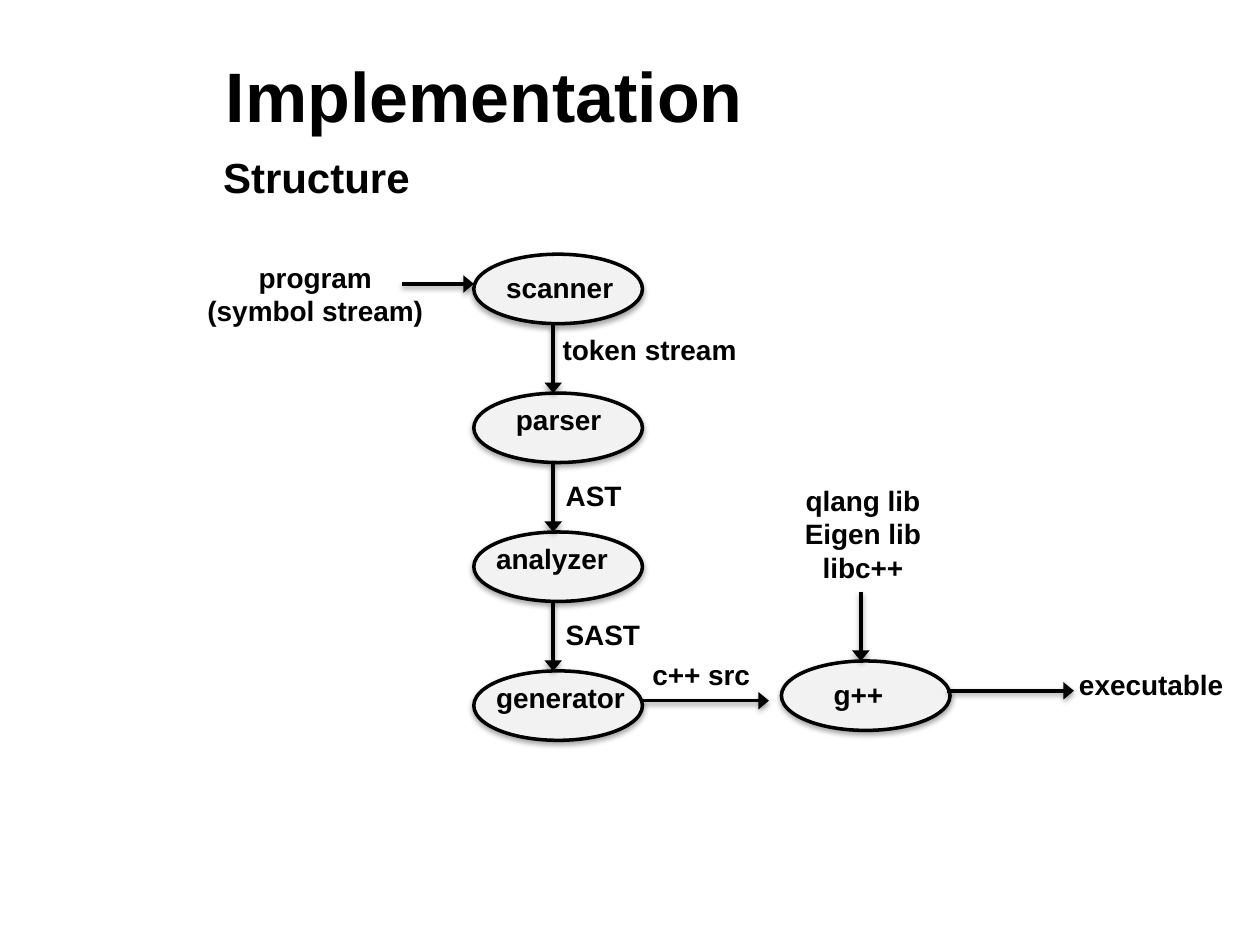
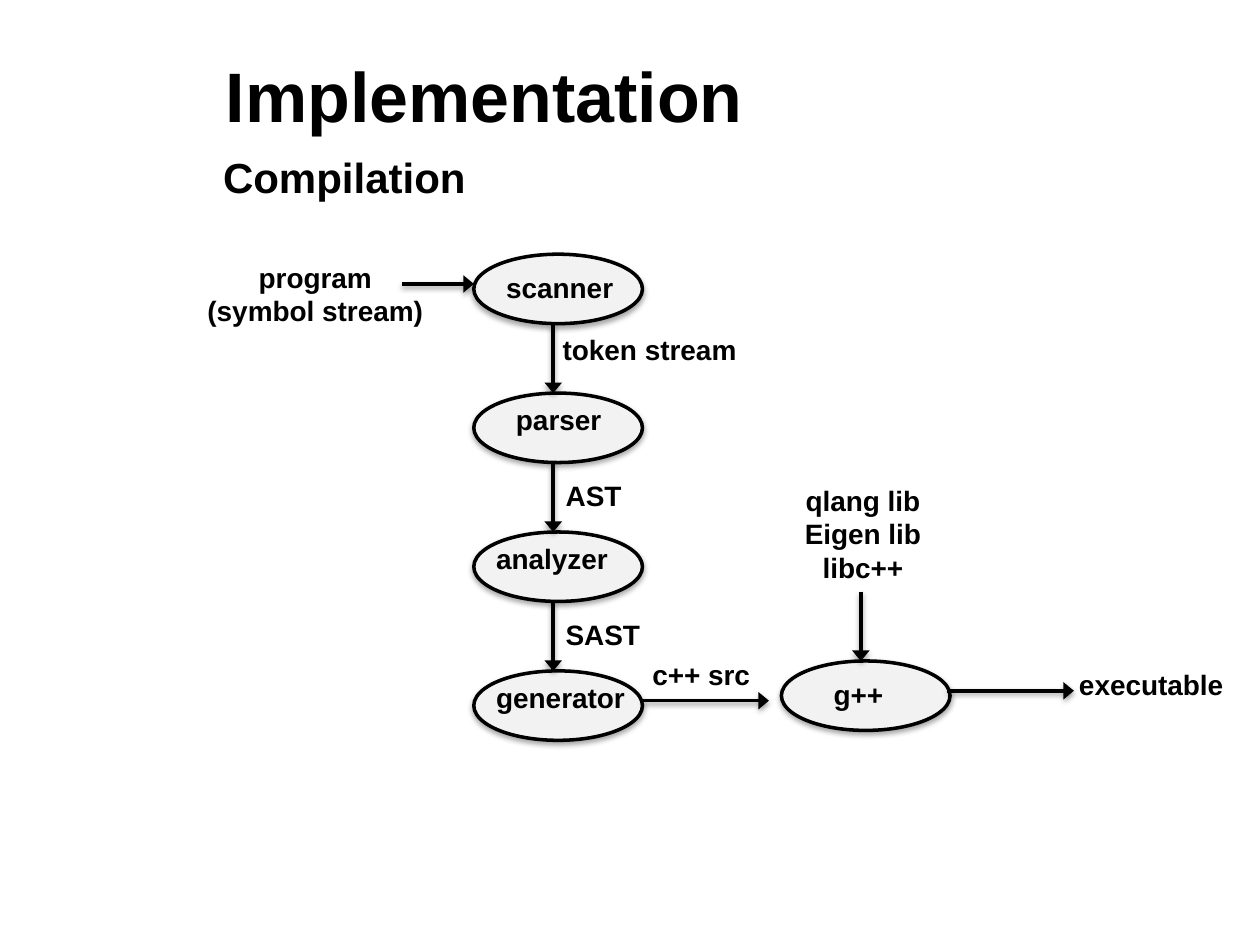
Before and after one commit to sdk21/PLT, a slide deck: slide 6 of Demo/Qlang.pptx (slide 5 before the commit). Drawn at 1260x945 pixels with LibreOffice and Linux fonts; fonts in the diff are those of the drawing; background and template pictures are left out. Boxes give left, top, right and bottom in pixels: in the first picture for what was removed or moved away, otherwise in the second. Text is boxed around its words. In the diff, an @@ line names an element or a change of style, - is before the commit and + after.

```diff
--- a/Demo/Qlang.pptx
+++ b/Demo/Qlang.pptx
@@ text at [223,162,466,201]: text changed @@
-Structure
+Compilation
```
Also in this commit, not shown: 1 other slide changed, 3 slides added.
